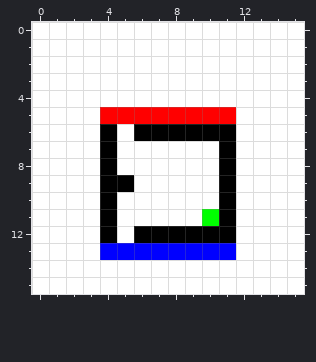
One commit to this pixel-art sprite: LD23 - Small worlds/assets/lvl/lvl1.png. Above, as it was before the edit.
The file is 16x16 pixels.
After:
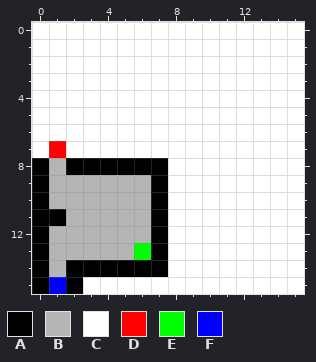
Palette (. is transparent): A #000000  B #b5b5b5  C #ffffff  D #ff0000  E #00ff00  F #0000ff
Changes in this commit:
Changed rows in their new state; - is an unchanged pixel.
first column x 0:
 5 ----CCCCCCCC
 6 ----C-CCCCCC
 7 -D--C------C
 8 ABAA-AAA---C
 9 ABBBBBBA---C
10 ABBBBBBA---C
11 AABBBBBA--CC
12 ABBBBBB-CCCC
13 ABBBBBEACCCC
14 ABAAAAAA----
15 AFA---------
